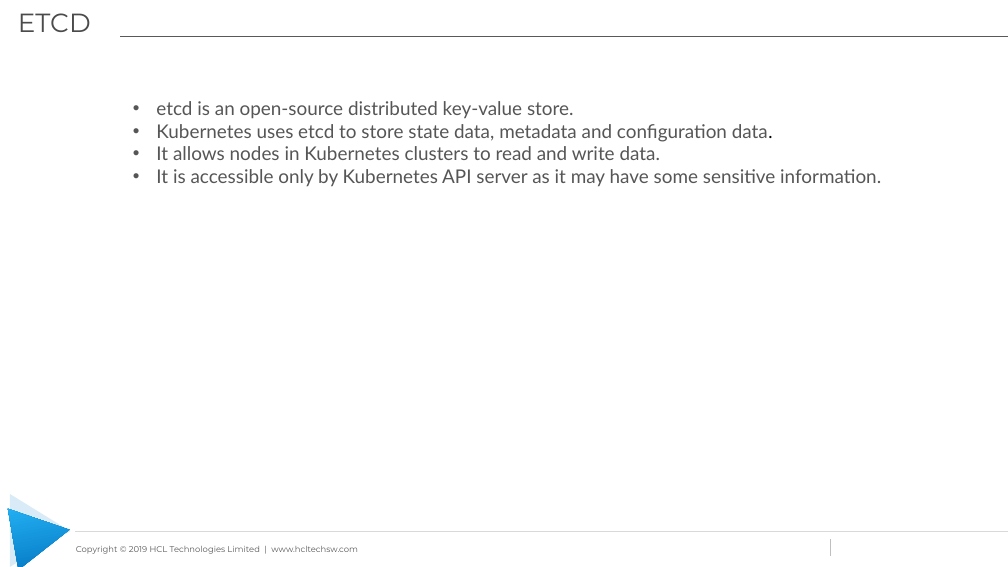
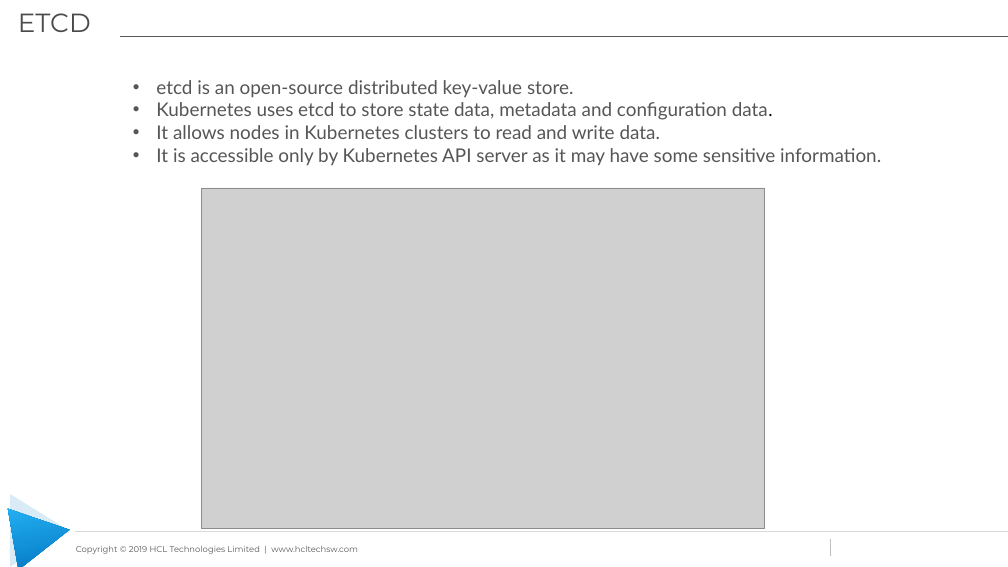
Before and after one commit to learning-zone/docker-and-kubernetes-basics, a slide deck: slide 20 of kubernetes-workshop-files/Kubernetes_Workshop.pptx. Drawn at 1008x567 pixels with LibreOffice and Linux fonts; fonts in the diff are those of the drawing; grey boxes stand for pictures; background and template pictures are left out. Boxes give left, top, right and bottom in pixels: in the first picture for what was removed or moved away, otherwise in the second. Text is boxed around its words. In the diff, an @@ line names an element or a change of style, - is before the commit and + after.

```diff
--- a/kubernetes-workshop-files/Kubernetes_Workshop.pptx
+++ b/kubernetes-workshop-files/Kubernetes_Workshop.pptx
@@ text "etcd is an open-source distributed ...": place and size @@
-text "etcd is an open-source distributed ..." at bbox=[156, 101, 881, 187]
+text "etcd is an open-source distributed ..." at bbox=[156, 80, 881, 166]
@@ picture added at bbox=[202, 188, 765, 529] @@
```
Also in this commit, not shown: 1 other slide changed, 1 slide added, 1 slide removed.
